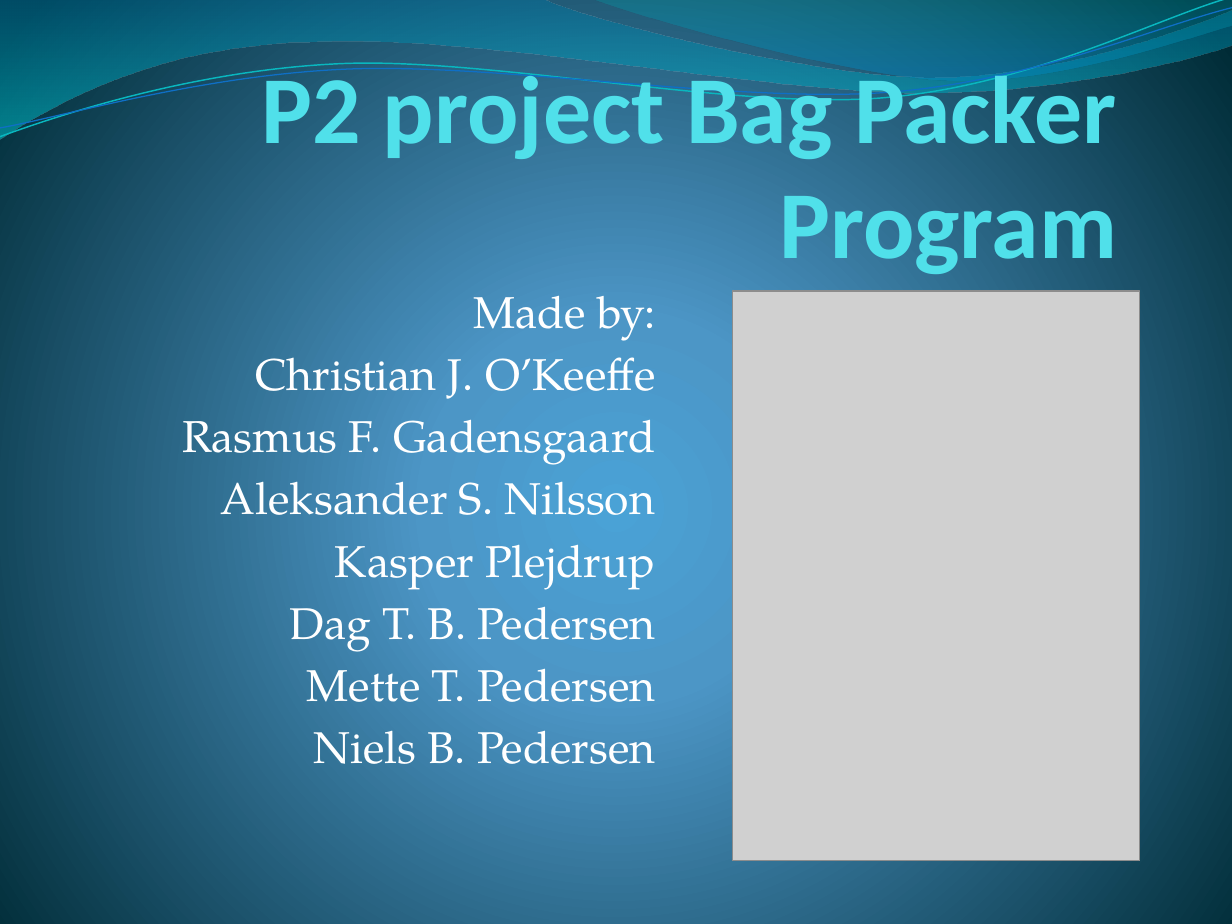
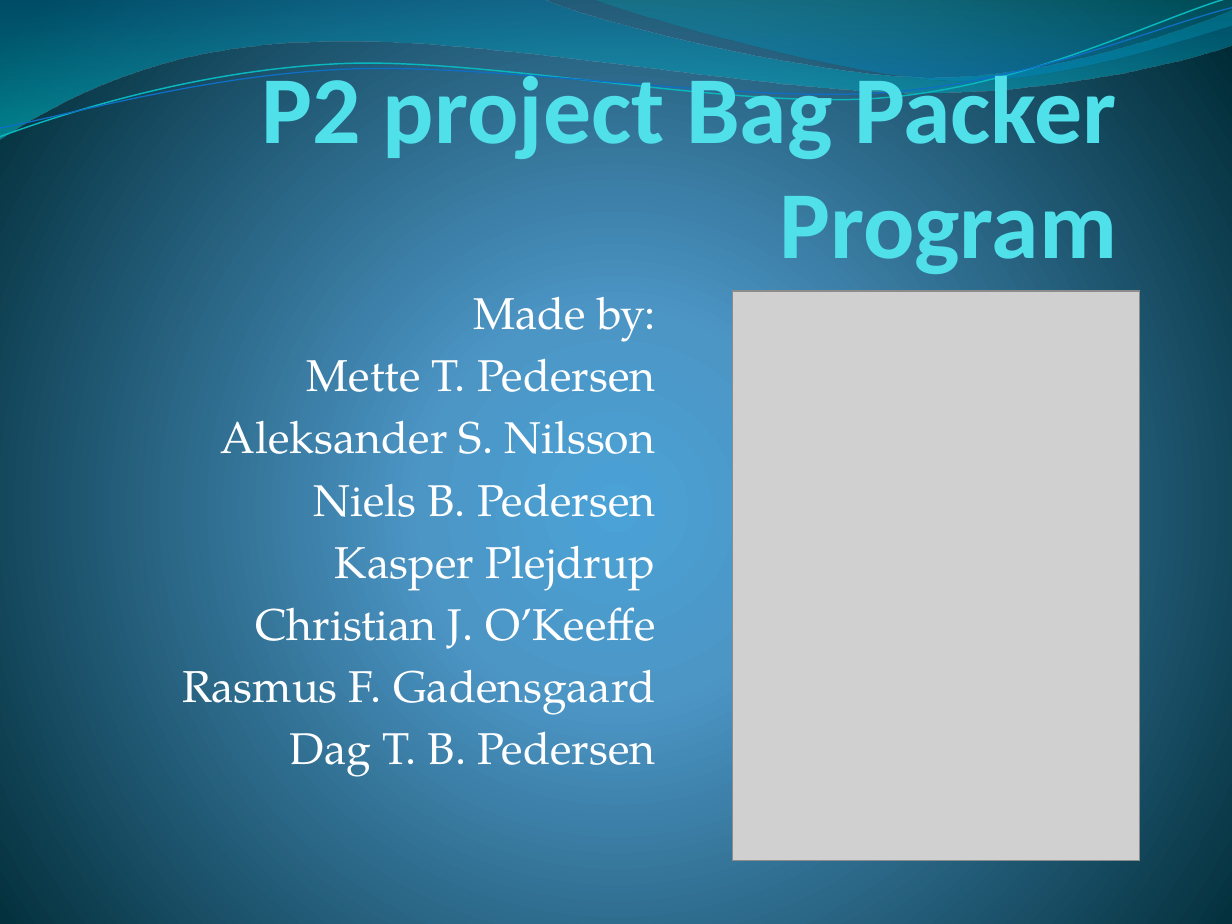
Before and after one commit to montelongoj/p2-b130-aau-2011, a slide deck: slide 1 of P2 project Bag Packer Program.pptx. Drawn at 1232x924 pixels with LibreOffice and Linux fonts; fonts in the diff are those of the drawing; grey boxes stand for pictures. Boxes give left, top, right and bottom in pixels: in the first picture for what was removed or moved away, otherwise in the second. Text is boxed around its words. In the diff, an @@ line names an element or a change of style, - is before the commit and + after.

```diff
--- a/P2 project Bag Packer Program.pptx
+++ b/P2 project Bag Packer Program.pptx
@@ subtitle at (x1=221, y1=358, x2=656, y2=591): paragraphs added @@
+Mette T. Pedersen
+Aleksander S. Nilsson
+Niels B. Pedersen
+Kasper Plejdrup
@@ subtitle at (x1=221, y1=481, x2=656, y2=590): paragraphs removed @@
-Aleksander S. Nilsson
-Kasper Plejdrup
@@ subtitle at (x1=307, y1=668, x2=655, y2=764): paragraphs removed @@
-Mette T. Pedersen
-Niels B. Pedersen
```
